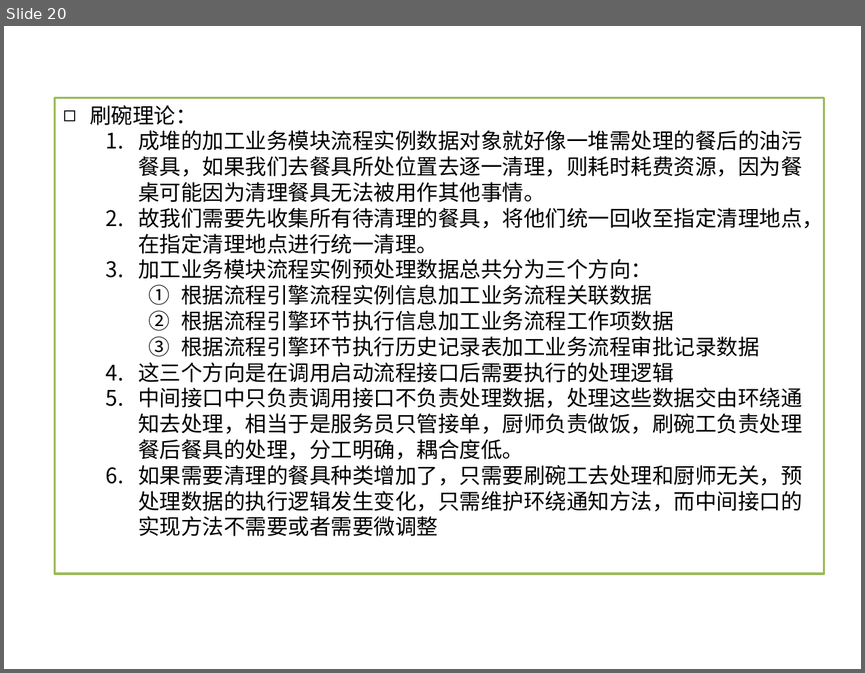
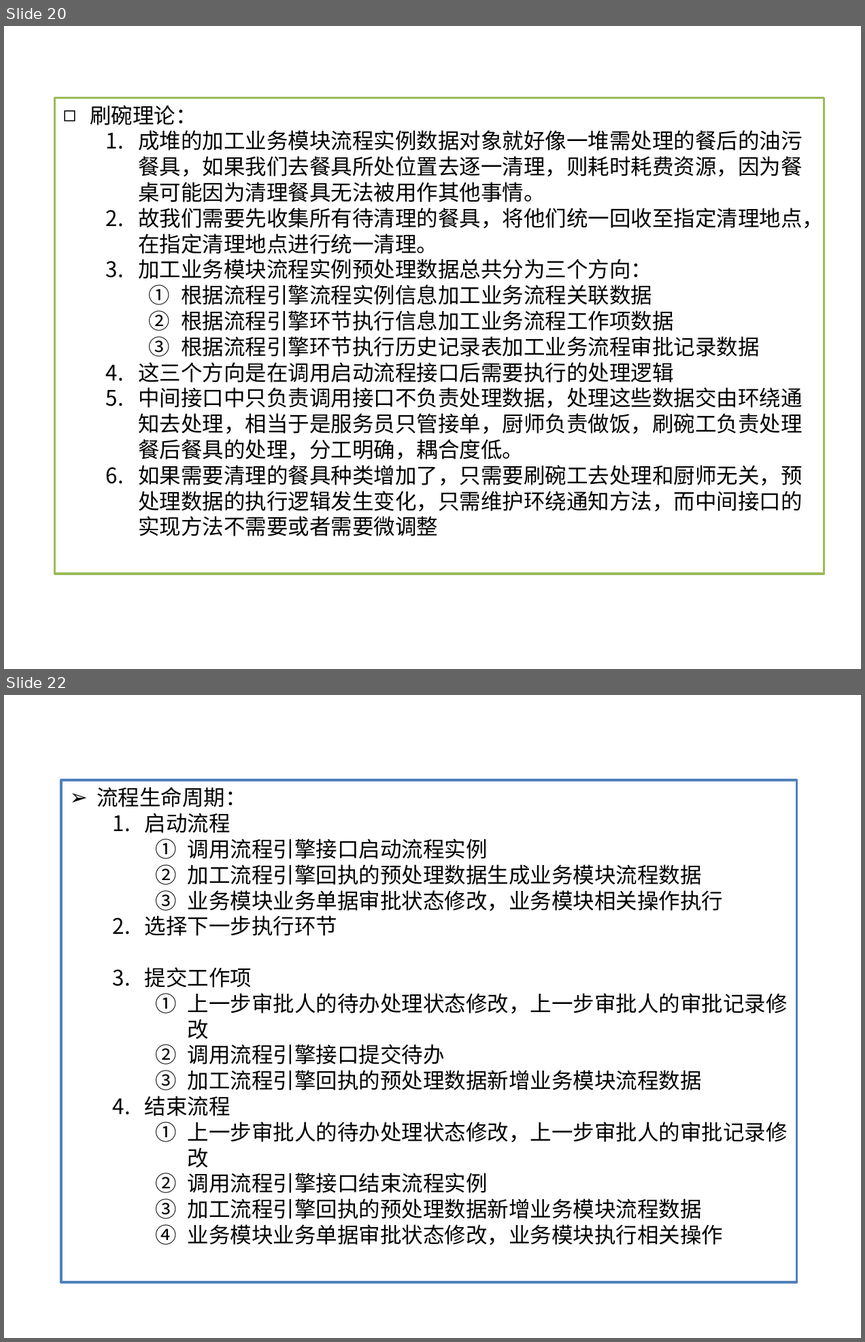
Before and after one commit to songzxDev/helloworld, a slide deck: WebContent/docs/BPM前期项目准备_20171026.pptx. Shown one above the other, each under a label of ours: slide 20 before the commit, slides 20 and 22 after it; the slides between them are not shown. The pictures are 865x673 and 865x1342 pixels, drawn with LibreOffice and Linux fonts; fonts in the diff are those of the drawing. Boxes give left, top, right and bottom in pixels: in the first picture for what was removed or moved away, otherwise in the second. Text is boxed around its words. In the diff, an @@ line names an element or a change of style, - is before the commit and + after.

Commit message:
新增了业务模块审批流程数据表

```diff
--- a/WebContent/docs/BPM前期项目准备_20171026.pptx
+++ b/WebContent/docs/BPM前期项目准备_20171026.pptx
@@ slide 22 added at [4,695,861,1338], background #FFFFFF @@
@@ rectangle added at [61,780,797,1282], fill #FFFFFF, outline #4F81BD 2 pt, 18 pt, text #000000 @@
+➢ 流程生命周期：
+  1. 启动流程
+    1. 调用流程引擎接口启动流程实例
+    2. 加工流程引擎回执的预处理数据生成业务模块流程数据
+    3. 业务模块业务单据审批状态修改，业务模块相关操作执行
+  2. 选择下一步执行环节
+  3. 提交工作项
+    1. 上一步审批人的待办处理状态修改，上一步审批人的审批记录修改
+    2. 调用流程引擎接口提交待办
+    3. 加工流程引擎回执的预处理数据新增业务模块流程数据
+  4. 结束流程
+    1. 上一步审批人的待办处理状态修改，上一步审批人的审批记录修改
+    2. 调用流程引擎接口结束流程实例
+    3. 加工流程引擎回执的预处理数据新增业务模块流程数据
+    4. 业务模块业务单据审批状态修改，业务模块执行相关操作
```
Also in this commit, not shown: 3 other slides added, 1 slide removed, 4 other files.
